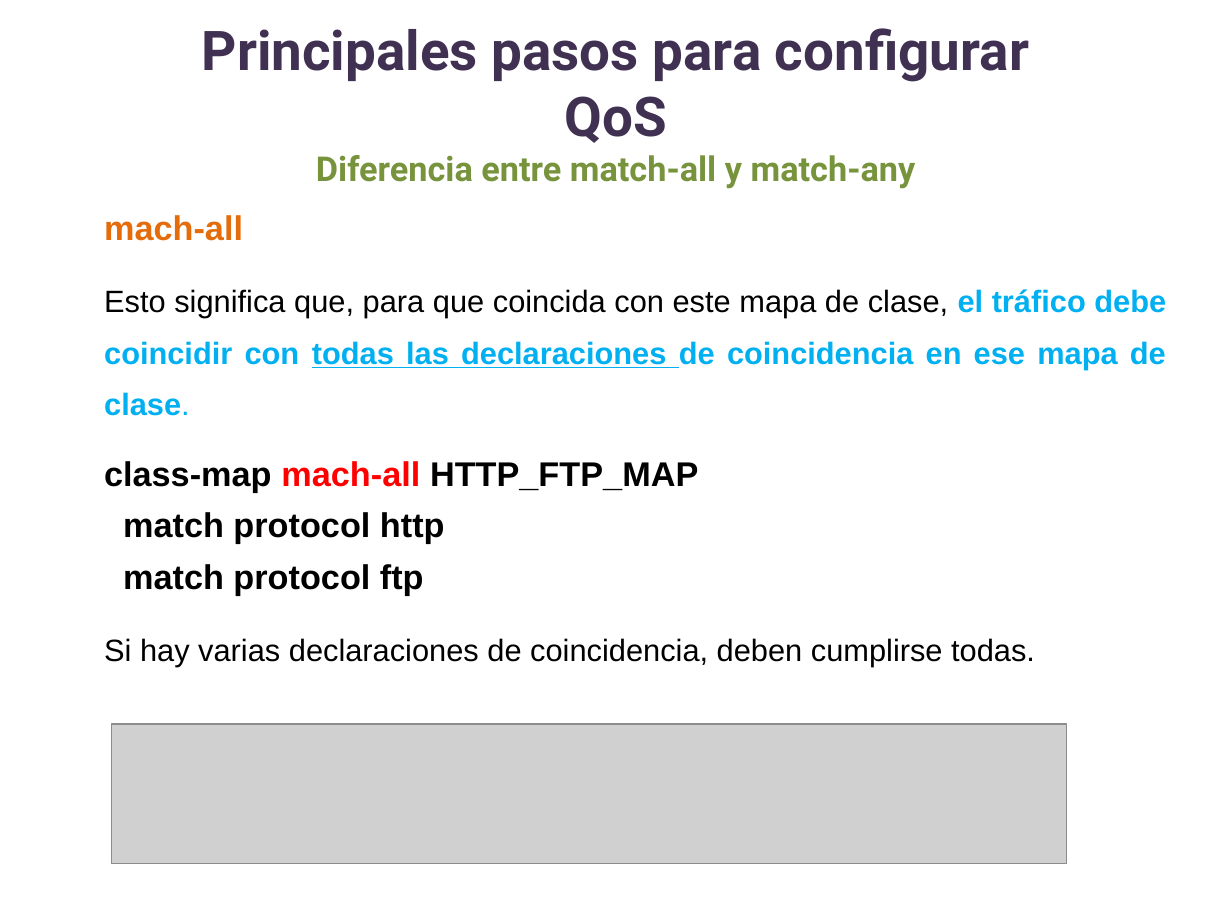
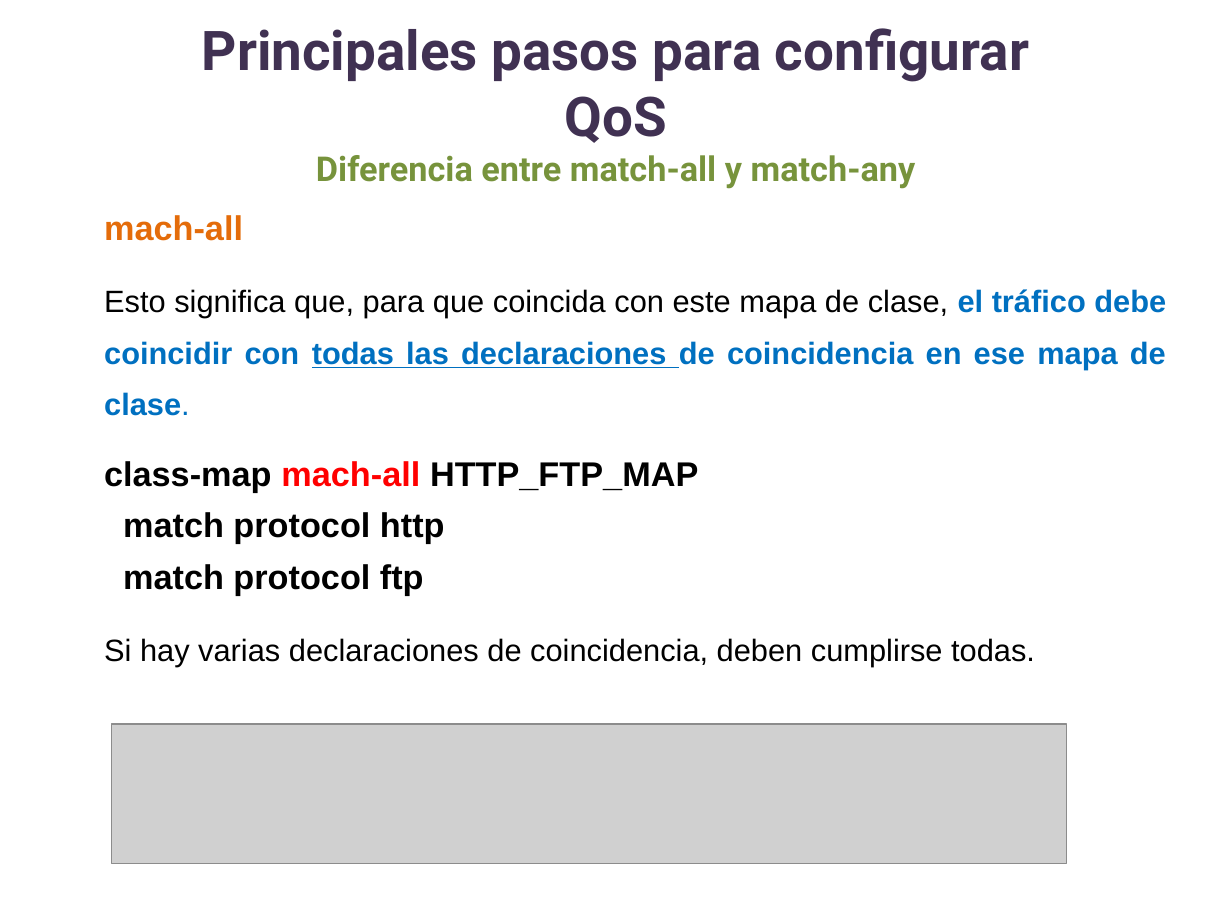
Before and after one commit to lizetheP/WAN, a slide deck: slide 17 of Calendario2025/Presentaciones/13_QoS.pptx (slide 28 before the commit). Drawn at 1232x924 pixels with LibreOffice and Linux fonts; fonts in the diff are those of the drawing; grey boxes stand for pictures. Boxes give left, top, right and bottom in pixels: in the first picture for what was removed or moved away, otherwise in the second. Text is boxed around its words. In the diff, an @@ line names an element or a change of style, - is before the commit and + after.

```diff
--- a/Calendario2025/Presentaciones/13_QoS.pptx
+++ b/Calendario2025/Presentaciones/13_QoS.pptx
@@ text at (104, 289, 1166, 416): text colour #00B0F0 to #0070C0 in "el tráfico debe coincidir con todas las ..." @@
```
Also in this commit, not shown: 7 other slides changed, 11 slides removed, 29 other files.
